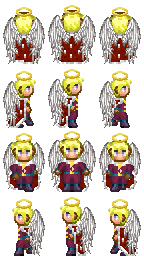
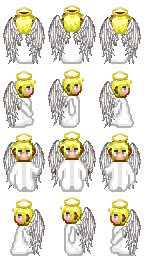
Comparing the layer stacks of the two 144x256 images. Changes:
added layer "robes" above "robes-royal" over [8, 32, 136, 256]
renamed "robes" to "robes-royal", hid it over [6, 32, 138, 256]
